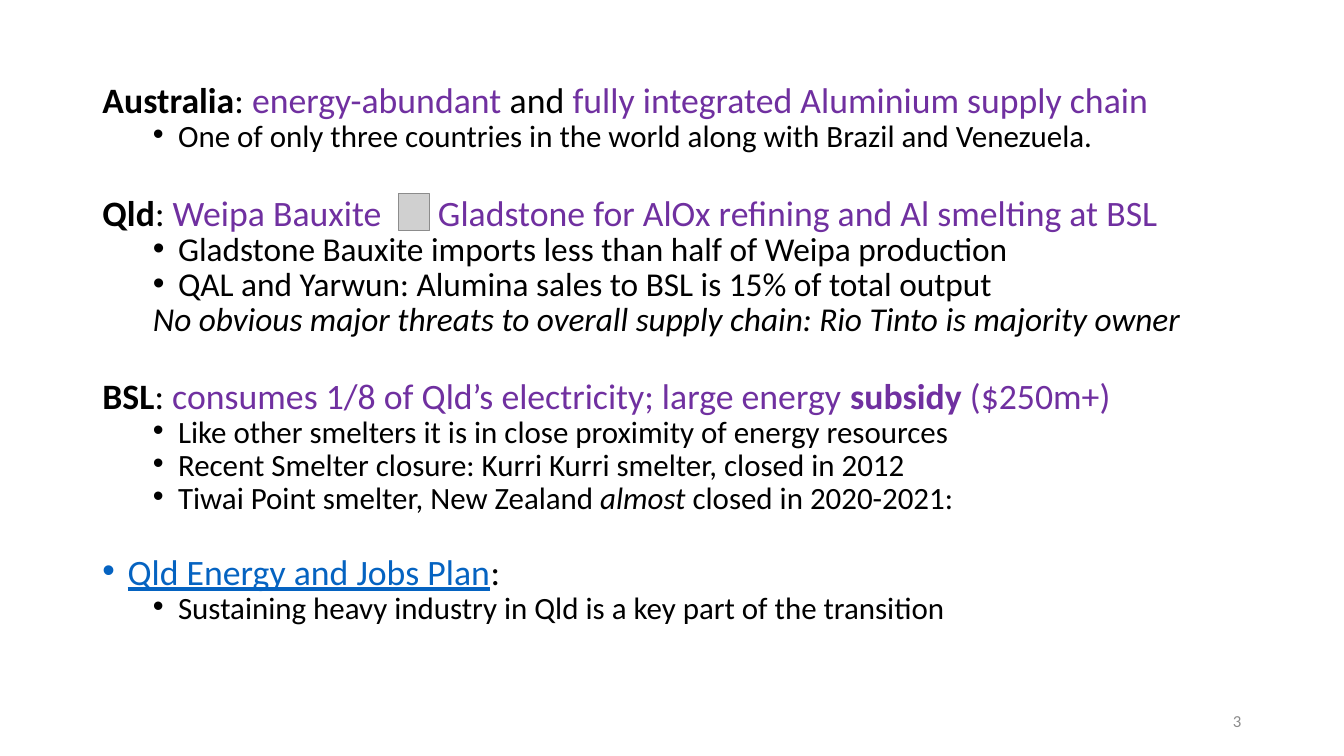
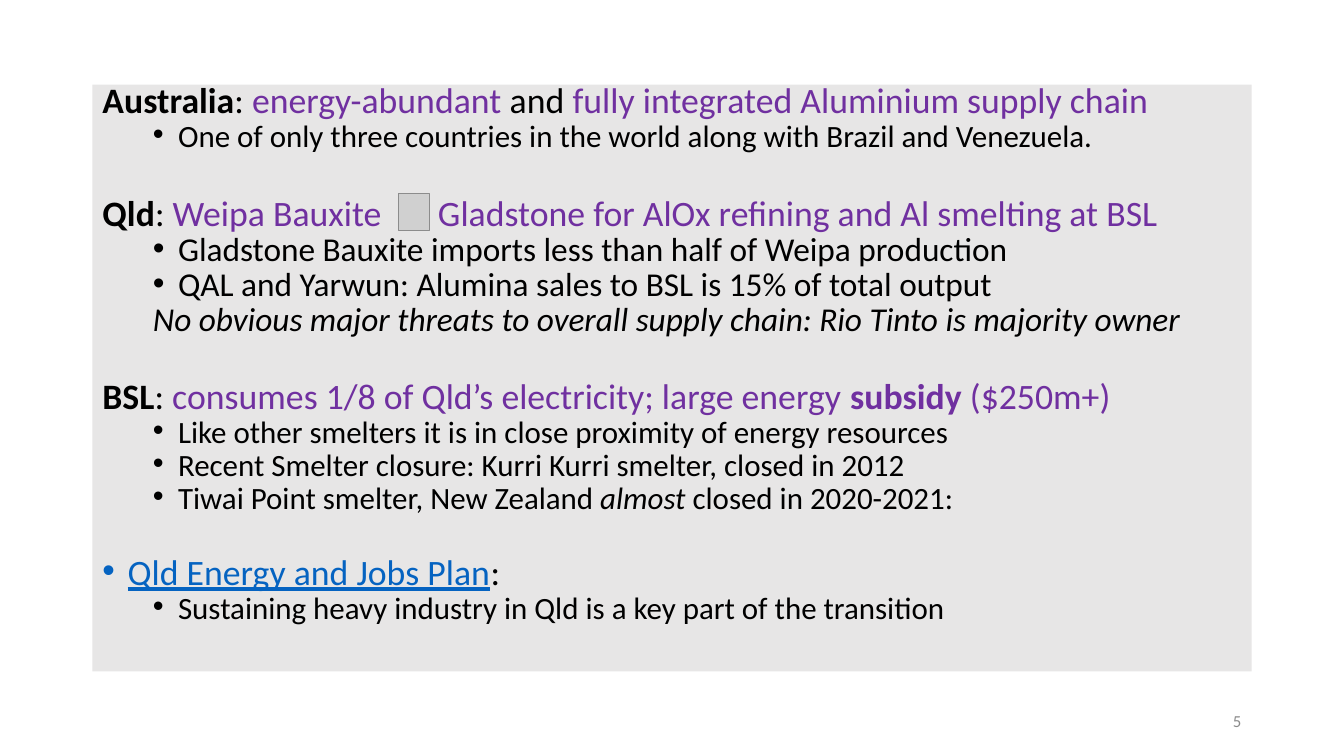
Before and after one commit to patrickocal/gladstone, a slide deck: slide 5 of powerpoint/glad-slides.pptx (slide 3 before the commit). Drawn at 1344x756 pixels with LibreOffice and Linux fonts; fonts in the diff are those of the drawing; grey boxes stand for pictures. Boxes give left, top, right and bottom in pixels: in the first picture for what was removed or moved away, otherwise in the second. Text is boxed around its words. In the diff, an @@ line names an element or a change of style, - is before the commit and + after.

```diff
--- a/powerpoint/glad-slides.pptx
+++ b/powerpoint/glad-slides.pptx
@@ text "Australia: energy-abundant and fully integrated ...": place and size @@
-text "Australia: energy-abundant and fully integrated ..." at (102, 88, 1180, 625)
+text "Australia: energy-abundant and fully integrated ..." at (93, 85, 1252, 671)
@@ text "Australia: energy-abundant and fully integrated ..." at (93, 85, 1252, 671): fill none to #E7E6E6 @@
@@ page number at (1233, 716, 1241, 727): text changed @@
-3
+5
```
Also in this commit, not shown: 12 other slides changed, 2 other files.
